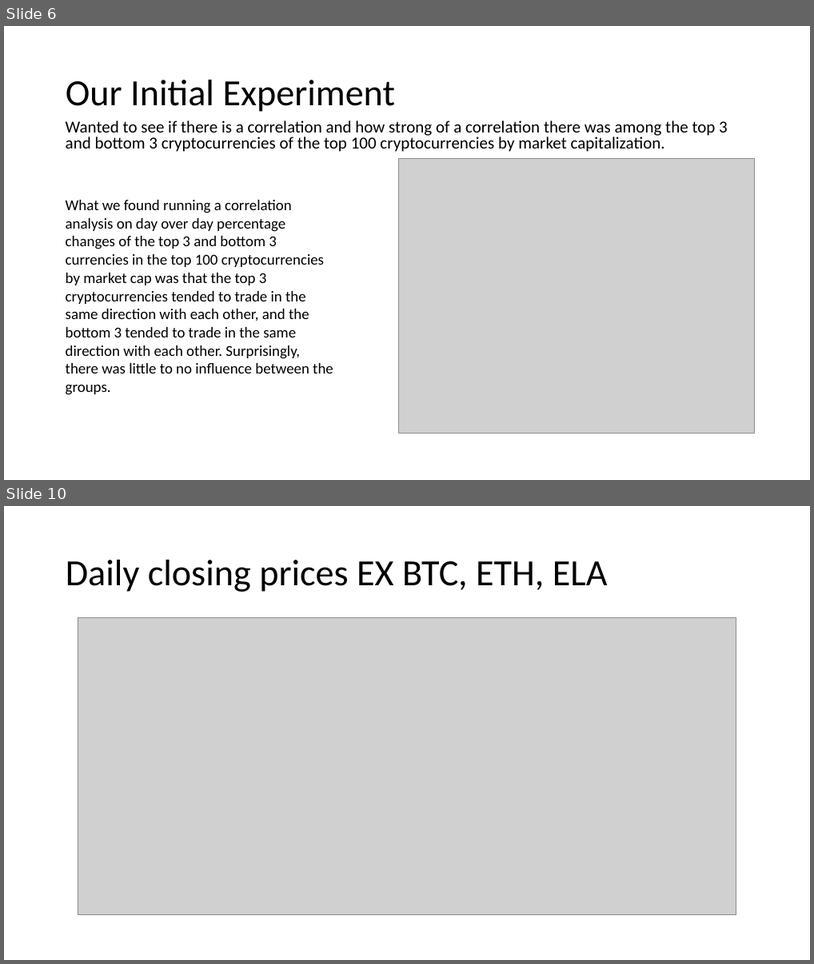
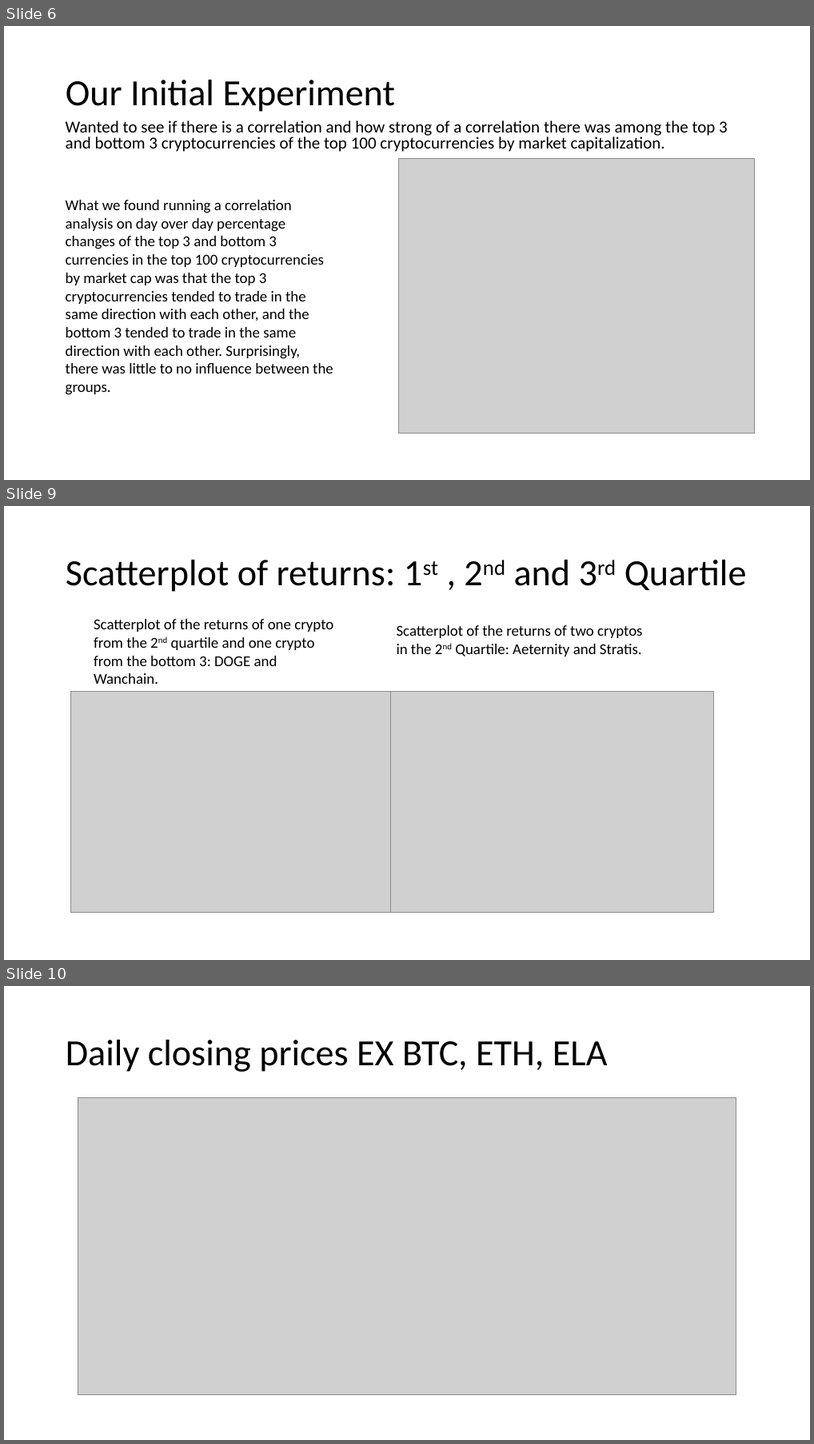
Before and after one commit to kevzha/CryptoAnalysis, a slide deck: Crypto Presentation .ppt. Shown one above the other, each under a label of ours: slides 6 and 10 before the commit, slides 6, 9 and 10 after it; the slides between them are not shown. The pictures are 814x964 and 814x1444 pixels, drawn with LibreOffice and Linux fonts; fonts in the diff are those of the drawing; grey boxes stand for pictures. Boxes give left, top, right and bottom in pixels: in the first picture for what was removed or moved away, otherwise in the second. Text is boxed around its words. In the diff, an @@ line names an element or a change of style, - is before the commit and + after.

```diff
--- a/Crypto Presentation .ppt
+++ b/Crypto Presentation .ppt
@@ slide 9 added at <box>4,506,810,960</box>, background #FFFFFF @@
@@ title added at <box>66,560,747,592</box>, 44 pt, text #000000 @@
+Scatterplot of returns: 1st , 2nd and 3rd Quartile
@@ text added at <box>94,619,334,684</box>, 18 pt, text #000000 @@
+Scatterplot of the returns of one crypto from the 2nd quartile and one crypto from the bottom 3: DOGE and Wanchain.
@@ text added at <box>397,625,643,656</box>, 18 pt, text #000000 @@
+Scatterplot of the returns of two cryptos in the 2nd Quartile: Aeternity and Stratis.
@@ picture added at <box>70,691,390,912</box> @@
@@ picture added at <box>390,691,714,912</box> @@
```
Also in this commit, not shown: 4 slides changed, 1 slide removed, 5 other files.
